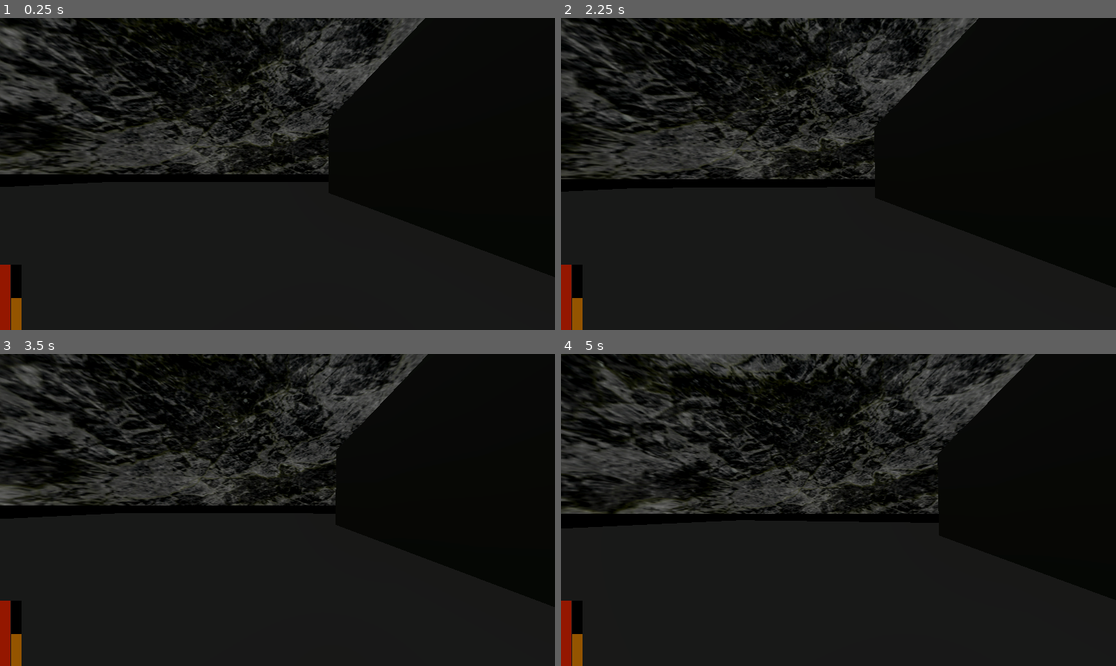
Above: before the commit, frames 1-4 (two rows, left to right).
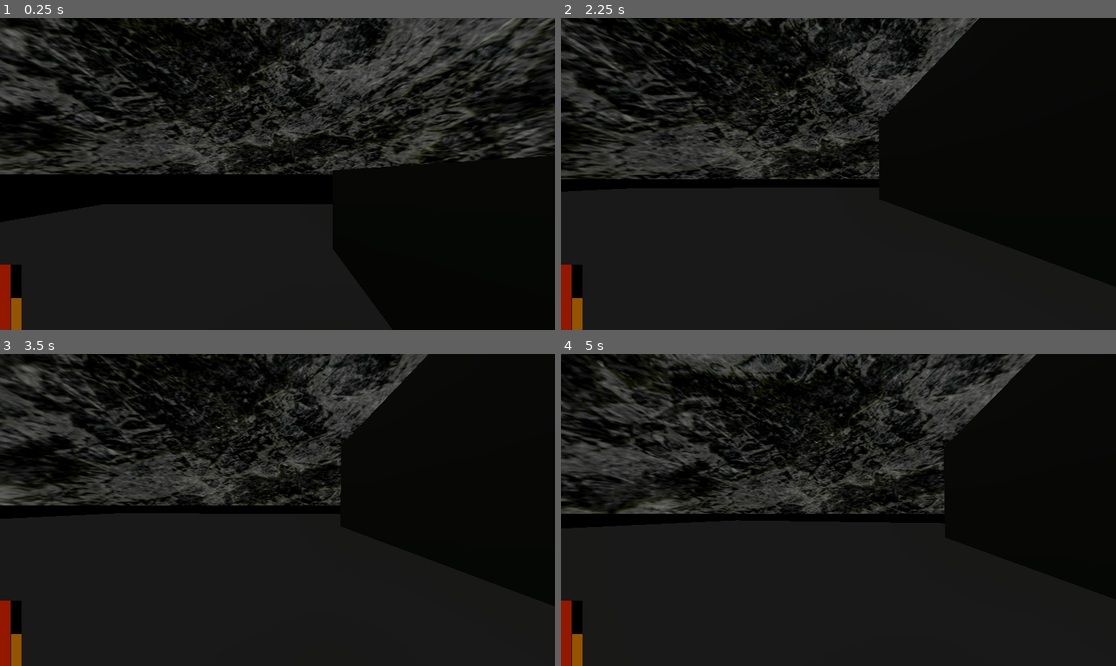
Above: after the commit, the same moments.

Repository: sharwenn-dev/debasement-game
Game: Godot game, scene res://test_world.tscn
The game is run twice, just before and just after one commit, with the same random seed, the same clock (stepped at 60 frames per second) and the same inputs. The project has no main scene, so this scene is started directly.
Inputs (mouse positions are in pixels of both pictures, inside the frame that each line leads up to):
- Up to frame 1 (0.25 s): no input
- Up to frame 2 (2.25 s): tap Enter (ui_accept) at 0.5, 0.77, 1.52 s; move the mouse to (866, 174) at 0.52 s; hold Up (ui_up) from 0.53 s (still down); tap F (interact, bound only after the commit) at 0.6, 1.35, 2.1 s; move the mouse to (810, 174) at 1.27 s; move the mouse to (849, 167) at 2.02 s
- Up to frame 3 (3.5 s): keep holding Up (ui_up); tap Enter (ui_accept) at 2.75, 3.02 s; move the mouse to (271, 516) at 2.77 s; tap F (interact, bound only after the commit) at 2.85 s
- Up to frame 4 (5 s): keep holding Up (ui_up); move the mouse to (877, 513) at 3.52 s; tap F (interact, bound only after the commit) at 3.6, 4.35 s; tap Enter (ui_accept) at 3.77, 4.52 s; move the mouse to (794, 506) at 4.27 s

The runs differ from the first frame. In frame 1, 14% of the frame differs, in the area x 0-100%, y 0-66%; in frame 2, 0.1%; in frame 3, 0.1%; in frame 4, 0.2%.

Commit message:
5/5 testing interactions

Diff:
--- a/debase_player.tscn
+++ b/debase_player.tscn
@@ -22,12 +22,15 @@
 @onready var model = $MeshInstance3D
 @onready var health_bar = $head/Camera3D/HUD/health_bar
 @onready var hunger_bar = $head/Camera3D/HUD/hunger_bar
+@onready var interact_ray = $head/Camera3D/interact_ray
 
 var hunger_down_time = 5.0
 var time_since_hunger = 0.0
 var hunger_down_amount = 3
 var starve_time = 5.0
 var starve_timer = 0.0
+
+var can_interact = false
 
 @export var data = {
 	\"max_health\": 50,
@@ -78,6 +81,18 @@
 	pass
 
 func _physics_process(delta: float) -> void:
+	for interactable in get_tree().get_nodes_in_group(\"Interactable\"):
+		if interact_ray.is_colliding() and interact_ray.get_collider() == interactable:
+			can_interact = true
+			if Input.is_action_just_pressed(\"interact\") and can_interact:
+				interactable.interact()
+		else:
+			can_interact = false
+	if can_interact:
+		$head/Camera3D/HUD/interact_test.visible = true
+	else:
+		$head/Camera3D/HUD/interact_test.visible = false
+
 	if data.health <= 0:
 		#kill
 		if Input.get_mouse_mode() == Input.MOUSE_MODE_CAPTURED:
@@ -201,9 +216,20 @@
 fill_mode = 3
 show_percentage = false
 
-[node name="Left" type="Node3D" parent="head"]
-transform = Transform3D(1, 0, 0, 0, 1, 0, 0, 0, 1, -0.522243, -0.295132, -0.616556)
-
-[node name="CSGBox3D" type="CSGBox3D" parent="head/Left"]
+[node name="interact_test" type="Label" parent="head/Camera3D/HUD"]
 visible = false
-size = Vector3(0.188477, 0.140625, 0.169922)
+anchors_preset = 8
+anchor_left = 0.5
+anchor_top = 0.5
+anchor_right = 0.5
+anchor_bottom = 0.5
+offset_left = -30.5
+offset_top = -11.5
+offset_right = 30.5
+offset_bottom = 11.5
+grow_horizontal = 2
+grow_vertical = 2
+text = "interact"
+
+[node name="interact_ray" type="RayCast3D" parent="head/Camera3D"]
+target_position = Vector3(0, 0, -2)
--- /dev/null
+++ b/interact_test.gd
@@ -0,0 +1,7 @@
+extends CSGBox3D
+
+@onready var player = get_tree().get_first_node_in_group("Player")
+
+func interact():
+	player.data.hunger += 30
+	queue_free()
--- /dev/null
+++ b/interact_test.tscn
@@ -0,0 +1,8 @@
+[gd_scene load_steps=2 format=3 uid="uid://d2245jh7nwd32"]
+
+[ext_resource type="Script" uid="uid://crcygj3omt8eg" path="res://interact_test.gd" id="1_lkiyx"]
+
+[node name="interact_test" type="CSGBox3D"]
+use_collision = true
+size = Vector3(0.25, 0.25, 0.25)
+script = ExtResource("1_lkiyx")
--- a/project.godot
+++ b/project.godot
@@ -41,6 +41,11 @@
 "events": [Object(InputEventKey,"resource_local_to_scene":false,"resource_name":"","device":-1,"window_id":0,"alt_press …(192 unchanged characters)…
 ]
 }
+interact={
+"deadzone": 0.2,
+"events": [Object(InputEventKey,"resource_local_to_scene":false,"resource_name":"","device":-1,"window_id":0,"alt_pressed":false,"shift_pressed":false,"ctrl_pressed":false,"meta_pressed":false,"pressed":false,"keycode":0,"physical_keycode":70,"key_label":0,"unicode":102,"location":0,"echo":false,"script":null)
+]
+}
 
 [rendering]
 
--- a/test_world.tscn
+++ b/test_world.tscn
@@ -1,7 +1,8 @@
-[gd_scene load_steps=6 format=3 uid="uid://7oh13t47s2nr"]
+[gd_scene load_steps=7 format=3 uid="uid://7oh13t47s2nr"]
 
 [ext_resource type="Texture2D" uid="uid://d32hfug6v67i7" path="res://assets/textures/Rock031_1K-JPG/Rock031_1K-JPG_Color.jpg" id="1_gy3sr"]
 [ext_resource type="PackedScene" uid="uid://cponqcw7k51d0" path="res://debase_player.tscn" id="2_1lwx6"]
+[ext_resource type="PackedScene" uid="uid://d2245jh7nwd32" path="res://interact_test.tscn" id="3_1lwx6"]
 
 [sub_resource type="ProceduralSkyMaterial" id="ProceduralSkyMaterial_5de8i"]
 sky_top_color = Color(0.0439255, 0.0619628, 0.0870453, 1)
@@ -48,11 +49,7 @@
 size = Vector3(67.3447, 0.350708, 71.8037)
 
 [node name="debase_player" parent="." instance=ExtResource("2_1lwx6")]
-transform = Transform3D(1, 0, 0, 0, 1, 0, 0, 0, 1, 1.39587, 1.18302, -3.41255)
-
-[node name="CSGBox3D2" type="CSGBox3D" parent="."]
-transform = Transform3D(1, 0, 0, 0, 1, 0, 0, 0, 1, -4.2405, 1.02342, 0.374385)
-use_collision = true
+transform = Transform3D(1, 0, 0, 0, 1, 0, 0, 0, 1, 1.37611, 5.80487, -4.52524)
 
 [node name="CSGBox3D3" type="CSGBox3D" parent="."]
 transform = Transform3D(1, 0, 0, 0, 1, 0, 0, 0, 1, 9.2213, 3.35481, 12.5526)
@@ -68,3 +65,9 @@
 transform = Transform3D(1, 0, 0, 0, 1, 0, 0, 0, 1, 11.6876, 3.35481, -10.6308)
 use_collision = true
 size = Vector3(11.5186, 6.46063, 12.9678)
+
+[node name="interact_test" parent="." groups=["Interactable"] instance=ExtResource("3_1lwx6")]
+transform = Transform3D(1, 0, 0, 0, 1, 0, 0, 0, 1, -0.244238, 0.628891, 5.19593)
+
+[node name="interact_test2" parent="." groups=["Interactable"] instance=ExtResource("3_1lwx6")]
+transform = Transform3D(1, 0, 0, 0, 1, 0, 0, 0, 1, -1.70096, 0.628891, 5.19593)
Not shown, added: interact_test.gd.uid
